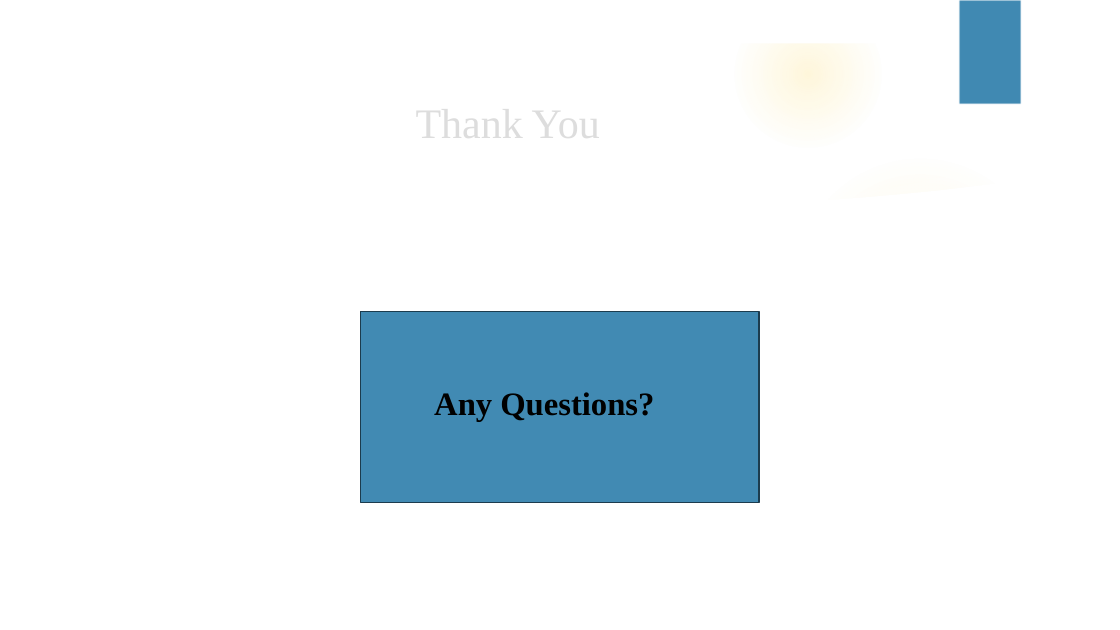
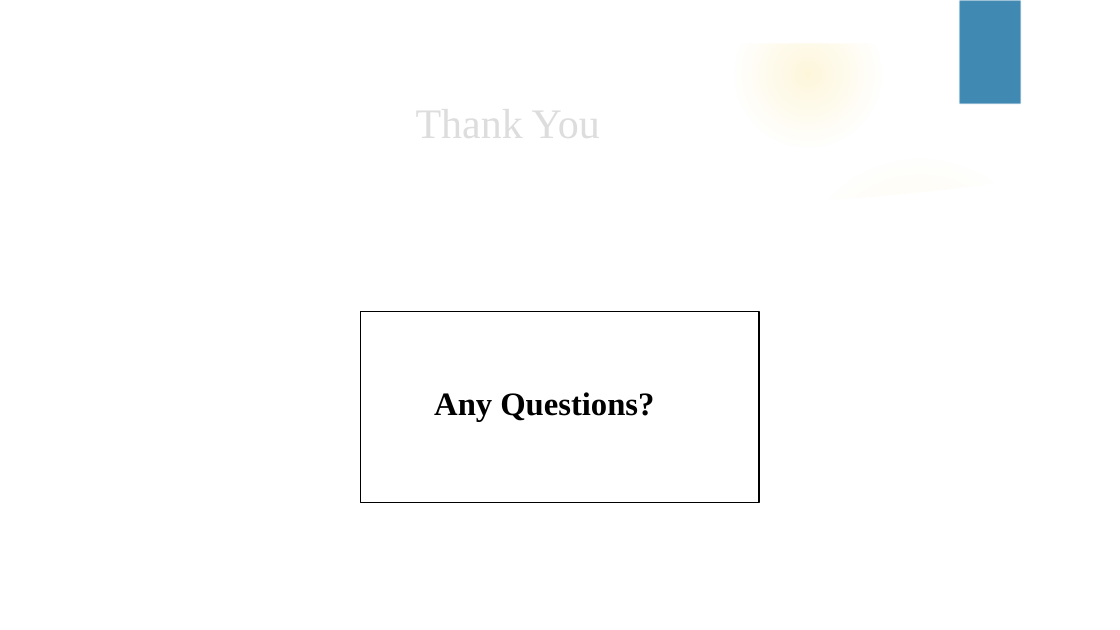
Before and after one commit to Venkateshwaran-0a7i/Data-Warehouse-Design-for-Enterprise-Business-Intelligence, a slide deck: slide 13 of Review 1/Reveiw 1.pptx. Drawn at 1120x630 pixels with LibreOffice and Linux fonts; fonts in the diff are those of the drawing; background and template pictures are left out. Boxes give left, top, right and bottom in pixels: in the first picture for what was removed or moved away, otherwise in the second. Text is boxed around its words. In the diff, an @@ line names an element or a change of style, - is before the commit and + after.

```diff
--- a/Review 1/Reveiw 1.pptx
+++ b/Review 1/Reveiw 1.pptx
@@ rectangle at (361, 312, 760, 503): fill #418AB3 to #FFFFFF; outline #1C3C4E 1 pt to #000000 1 pt @@
```
Also in this commit, not shown: 1 other slide changed, 16 other files.
